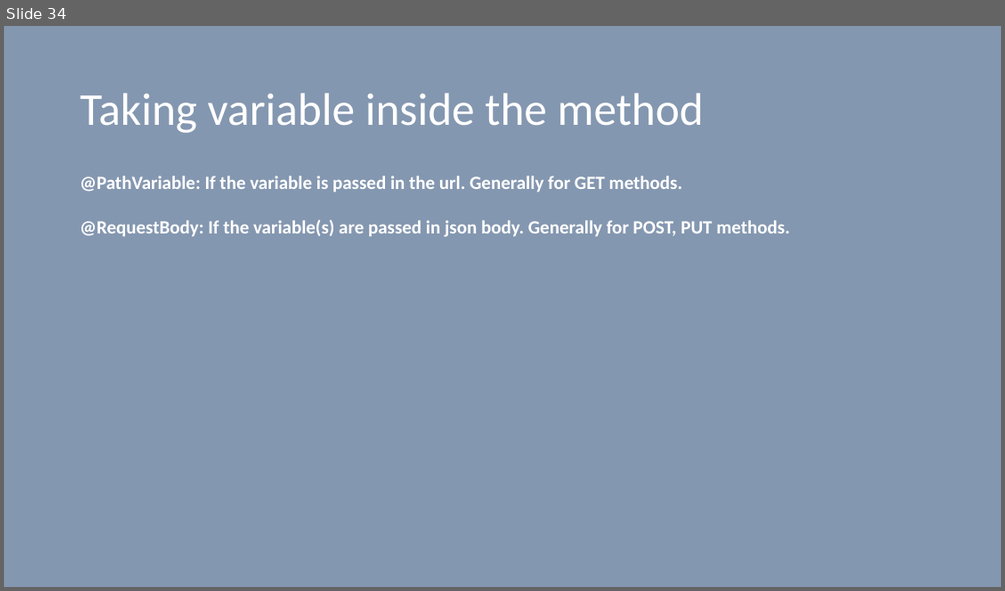
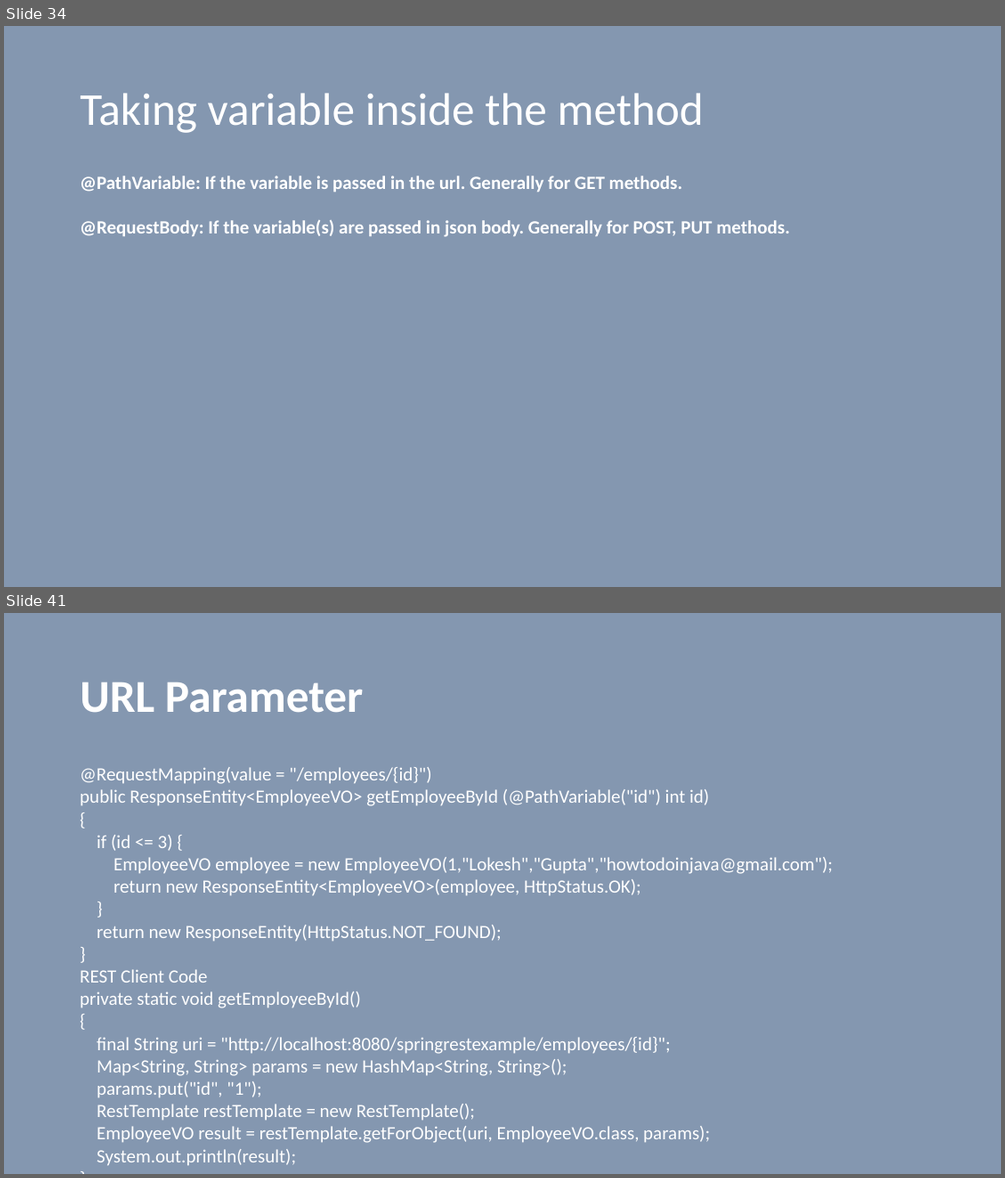
Before and after one commit to vilasvarghese/microservices, a slide deck: training/day1/3SpringBootDay1And2.pptx. Shown one above the other, each under a label of ours: slide 34 before the commit, slides 34 and 41 after it; the slides between them are not shown. The pictures are 1005x591 and 1005x1178 pixels, drawn with LibreOffice and Linux fonts; fonts in the diff are those of the drawing. Boxes give left, top, right and bottom in pixels: in the first picture for what was removed or moved away, otherwise in the second. Text is boxed around its words. In the diff, an @@ line names an element or a change of style, - is before the commit and + after.

```diff
--- a/training/day1/3SpringBootDay1And2.pptx
+++ b/training/day1/3SpringBootDay1And2.pptx
@@ slide 41 added at [4, 613, 1001, 1174], background #8497B0 @@
@@ title added at [80, 682, 363, 713], 44 pt, text #FFFFFF, bold @@
+URL Parameter
@@ text added at [80, 767, 833, 1166], 18 pt, text #FFFFFF @@
+@RequestMapping(value = "/employees/{id}")
+public ResponseEntity<EmployeeVO> getEmployeeById (@PathVariable("id") int id)
+{
+if (id <= 3) {
+EmployeeVO employee = new EmployeeVO(1,"Lokesh","Gupta","howtodoinjava@gmail.com");
+return new ResponseEntity<EmployeeVO>(employee, HttpStatus.OK);
+}
+return new ResponseEntity(HttpStatus.NOT_FOUND);
+}
+REST Client Code
+private static void getEmployeeById()
+{
+final String uri = "http://localhost:8080/springrestexample/employees/{id}";
+Map<String, String> params = new HashMap<String, String>();
+params.put("id", "1");
+RestTemplate restTemplate = new RestTemplate();
+EmployeeVO result = restTemplate.getForObject(uri, EmployeeVO.class, params);
+System.out.println(result);
+}
```
Also in this commit, not shown: 11 other slides added, 17 slides removed, 2 other files.
